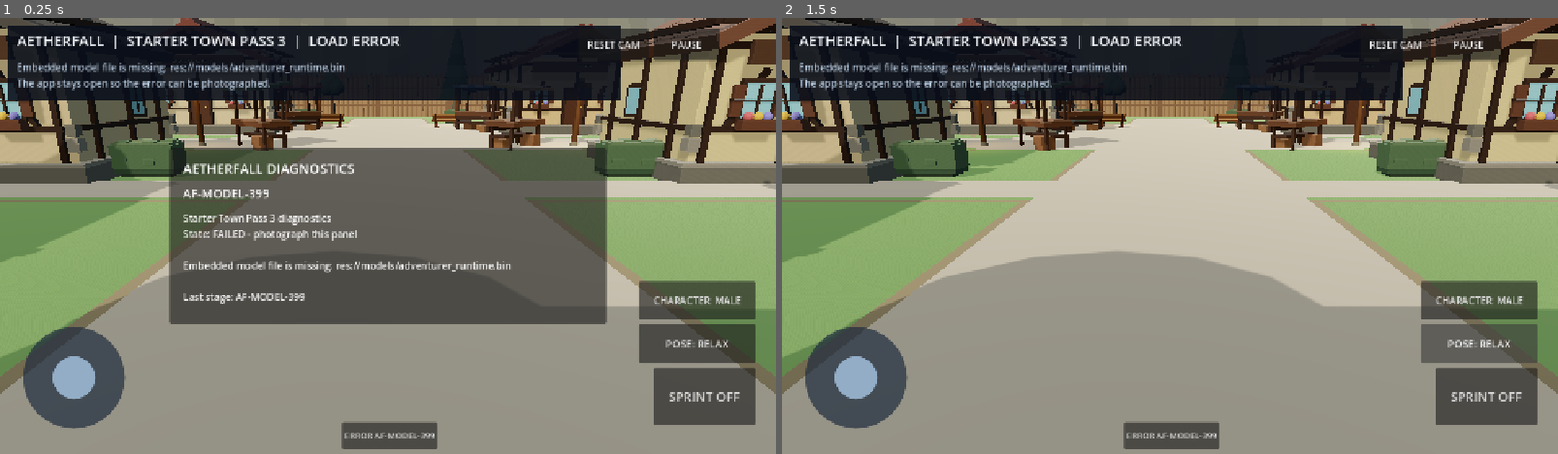
Above: before the commit, frames 1-2 (left to right).
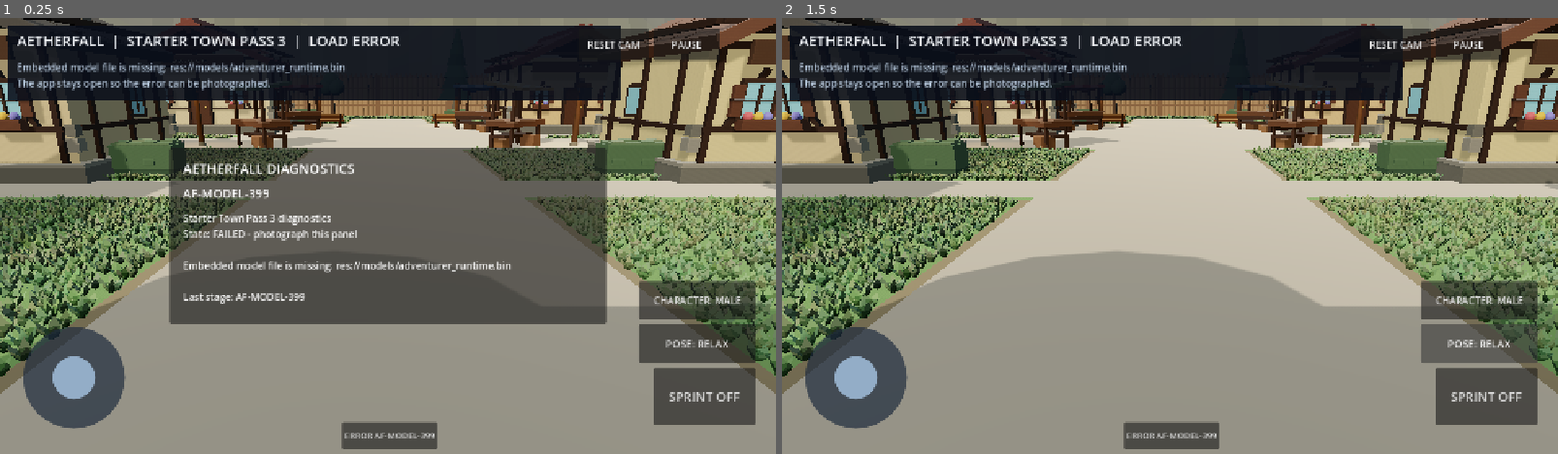
Above: after the commit, the same moments.

Repository: demetrecerrone-star/Aetherfall
Game: Godot game, scene res://starter_town.tscn
Two runs of this game, one before a commit and one after it. Both use one fixed random seed, a clock stepped at 60 frames per second and the inputs below.
Inputs:
- Up to frame 1 (0.25 s): no input
- Up to frame 2 (1.5 s): click "ERROR AF-MODEL-399" at 0.5 s; click "POSE: RELAX" at 1.25 s

The runs differ from the first frame. In frame 1, 7.9% of the frame differs, in the area x 0-100%, y 22-83%; in frame 2, 9.0%.
Error before the commit: Parse Error: Cannot infer the type of "check_pos" variable because the value doesn't have a set type. (res://grass_field.gd:118)

Commit message:
Fix Godot static typing for mixed-meadow fern footprint probe

Diff:
--- a/cleanroom/grass_field.gd
+++ b/cleanroom/grass_field.gd
@@ -115,7 +115,7 @@
                         if type_id == 3:
                             var fern_safe := true
                             for check in [Vector2(0.30, 0), Vector2(-0.30, 0), Vector2(0, 0.30), Vector2(0, -0.30)]:
-                                var check_pos := Vector2(x, z) + check
+                                var check_pos: Vector2 = Vector2(x, z) + (check as Vector2)
                                 if bool(blocked.call(check_pos)) or float(ground_y.call(Vector3(check_pos.x, 0.0, check_pos.y))) > 0.012:
                                     fern_safe = false
                                     break
